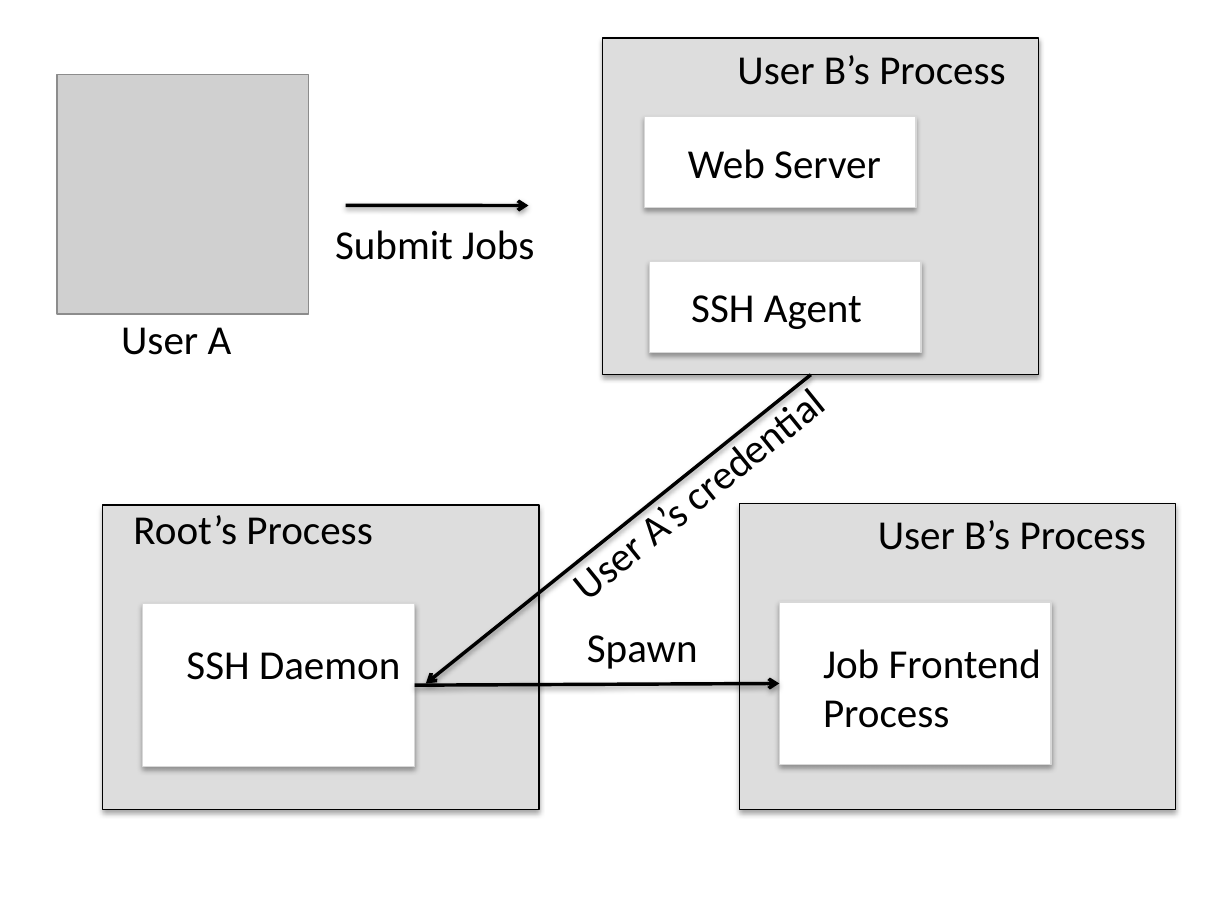
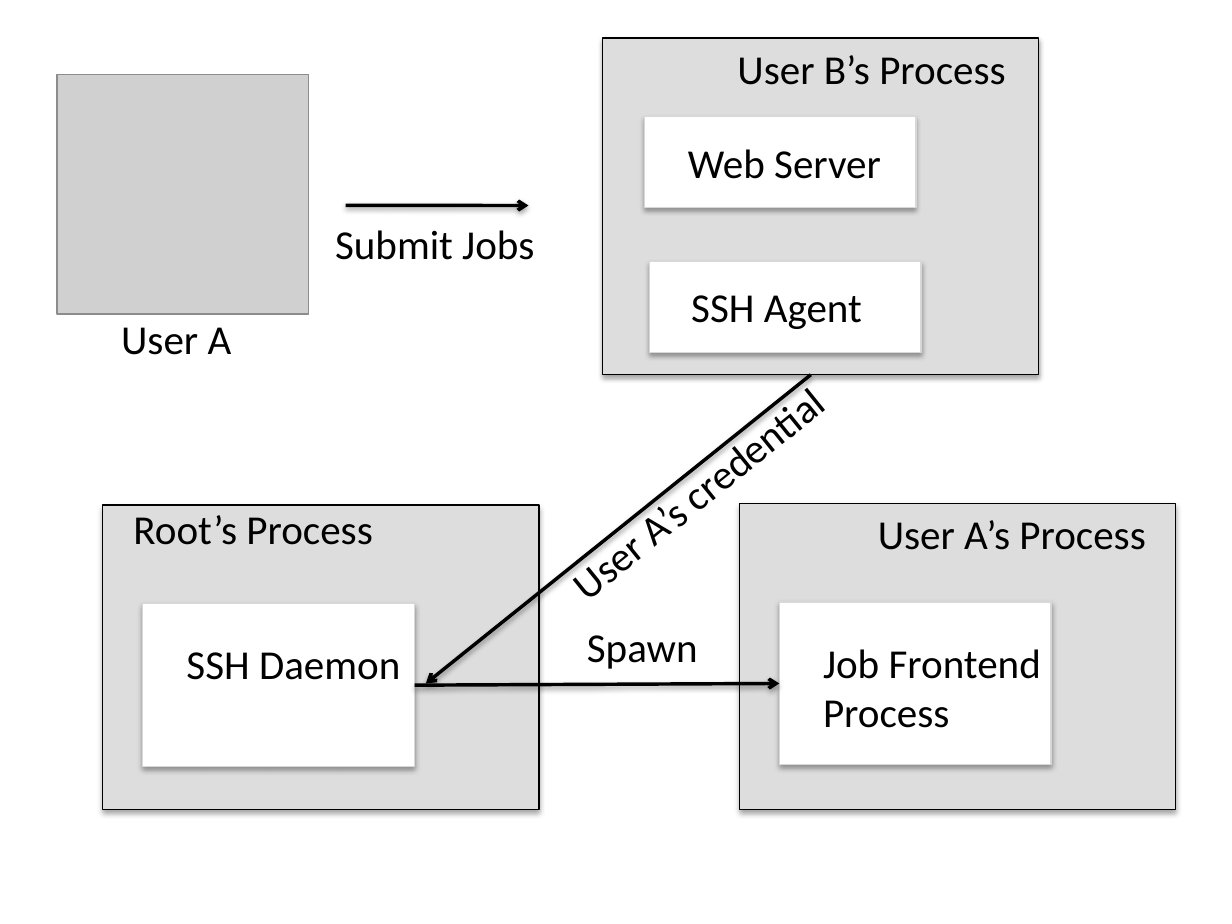
Before and after one commit to hexi111/xxh2229, a slide deck: slide 24 of latex/project-pj/figure.pptx (slide 23 before the commit). Drawn at 1232x924 pixels with LibreOffice and Linux fonts; fonts in the diff are those of the drawing; grey boxes stand for pictures. Boxes give left, top, right and bottom in pixels: in the first picture for what was removed or moved away, otherwise in the second. Text is boxed around its words. In the diff, an @@ line names an element or a change of style, - is before the commit and + after.

```diff
--- a/latex/project-pj/figure.pptx
+++ b/latex/project-pj/figure.pptx
@@ text at (x1=878, y1=520, x2=1145, y2=550): text changed @@
-User B’s Process
+User A’s Process
```
Also in this commit, not shown: 1 other slide changed, 1 slide added, 31 other files.
